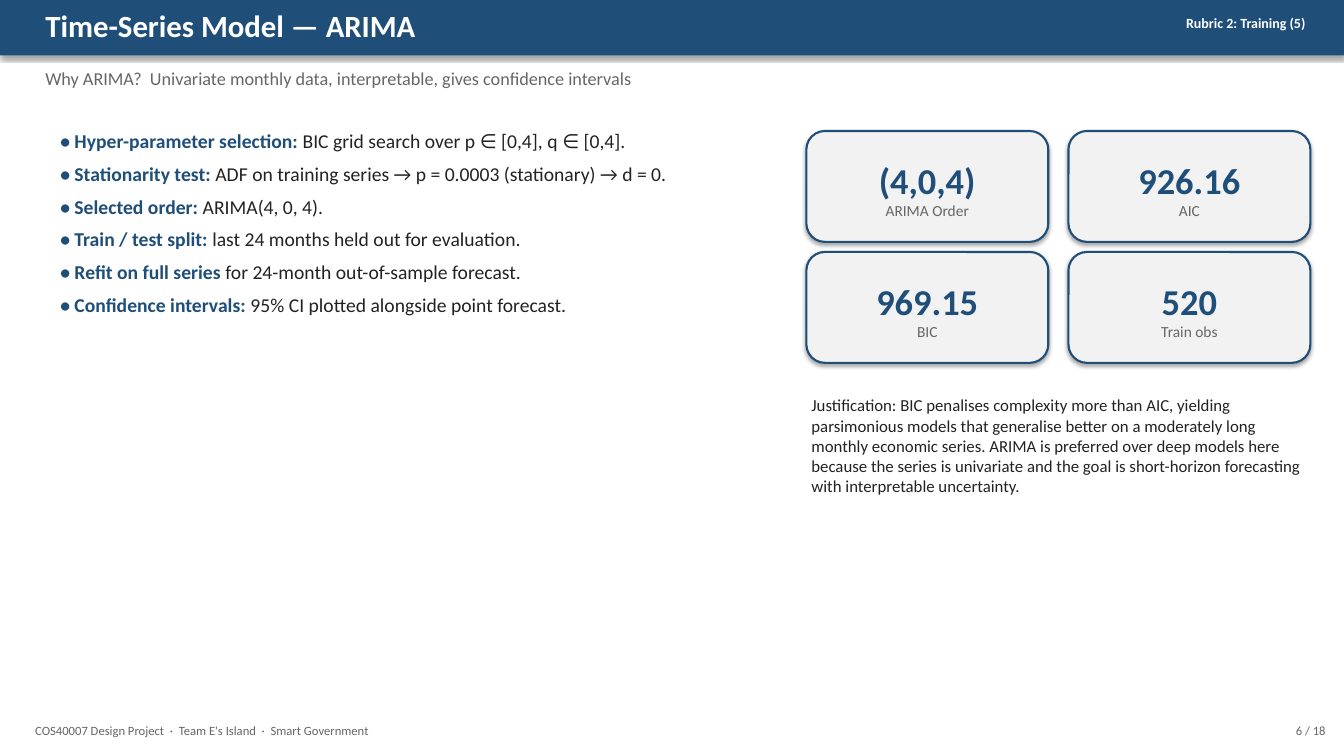
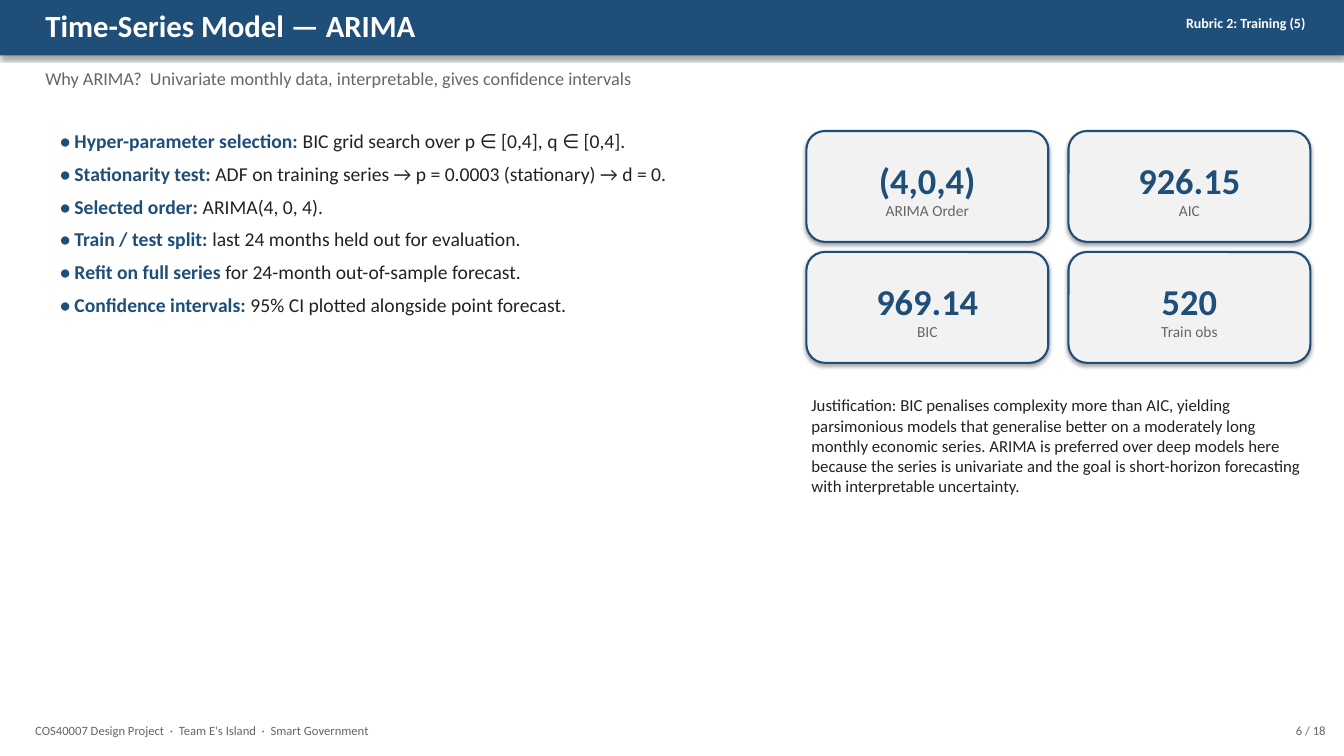
Before and after one commit to kenn040502/COS40007-Design-Project, a slide deck: slide 6 of outputs/COS40007_E's_Island_Presentation.pptx. Drawn at 1344x756 pixels with LibreOffice and Linux fonts; fonts in the diff are those of the drawing. Boxes give left, top, right and bottom in pixels: in the first picture for what was removed or moved away, otherwise in the second. Text is boxed around its words. In the diff, an @@ line names an element or a change of style, - is before the commit and + after.

```diff
--- a/outputs/COS40007_E's_Island_Presentation.pptx
+++ b/outputs/COS40007_E's_Island_Presentation.pptx
@@ text in rounded rectangle at [1138, 169, 1240, 195]: text changed @@
-926.16
+926.15
@@ text in rounded rectangle at [876, 290, 978, 316]: text changed @@
-969.15
+969.14
```
Also in this commit, not shown: 6 other slides changed, 20 other files.
